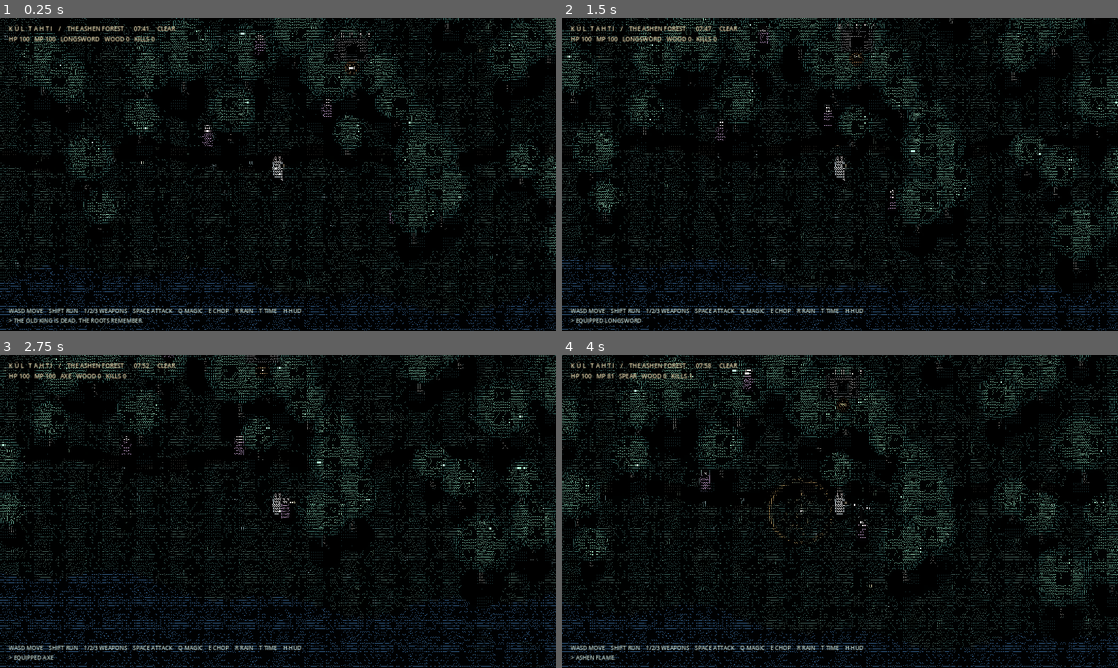
Above: before the commit, frames 1-4 (two rows, left to right).
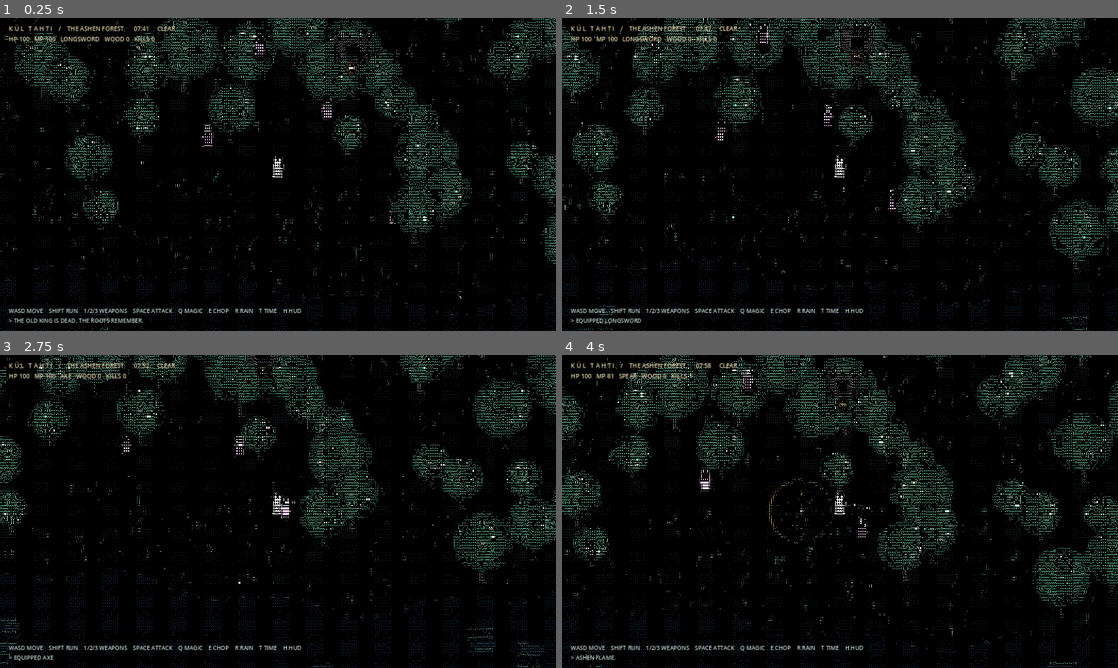
Above: after the commit, the same moments.

Repository: furkhans4o4-create/KUL-TAHTI
Game: Godot game, scene res://scenes/main.tscn
Same seed, same stepped clock (60 frames per second), same inputs: the game is played once before the commit and once after it.
Inputs:
- Up to frame 1 (0.25 s): no input
- Up to frame 2 (1.5 s): tap Enter at 0.5 s; hold D 0.53-1.28 s; hold Shift 0.53-1.28 s; tap Space at 0.77 s; hold S from 1.28 s (still down); tap 1 at 1.35 s
- Up to frame 3 (2.75 s): tap Space at 1.52 s; release S at 2.03 s; hold D from 2.03 s (still down); tap 2 at 2.1 s
- Up to frame 4 (4 s): release D at 2.78 s; hold W 2.78-3.53 s; tap 3 at 2.85 s; tap Space at 3.02, 3.77 s; hold A from 3.53 s (still down); tap Q at 3.6 s

The runs differ from the first frame. In frame 1, 12% of the frame differs, in the area x 0-100%, y 0-100%; in frame 2, 12%; in frame 3, 12%; in frame 4, 13%.

Commit message:
Improve ASCII visual hierarchy: dark negative space, vivid silhouettes and sparse animated detail

Diff:
--- a/scripts/forest.gd
+++ b/scripts/forest.gd
@@ -4,10 +4,10 @@
 # converted to ASCII glyphs by the compositing shader on the parent Control.
 const EXTENT := Vector2(3200.0,2500.0)
 const TAU_F := PI * 2.0
-const EARTH := Color("172b27")
-const MOSS := Color("294a36")
+const EARTH := Color("080f10")
+const MOSS := Color("243b2b")
 const BARK := Color("5a5749")
-const PINE := Color("315e4b")
+const PINE := Color("4b8060")
 const SILVER := Color("9cb8ac")
 const GOLD := Color("d8aa68")
 
@@ -46,9 +46,9 @@
         var radius := rng.randf_range(42,85)
         trees.append({"p":p,"r":radius,"phase":rng.randf()*TAU_F,"hp":3,"type":i%3})
     trees.sort_custom(func(a: Dictionary,b: Dictionary)->bool: return a["p"].y < b["p"].y)
-    for i in range(9500):
+    for i in range(4400):
         var p := Vector2(rng.randf_range(0,EXTENT.x),rng.randf_range(0,EXTENT.y))
-        if p.y > _bank(p.x)-20: continue
+        if p.y > _bank(p.x)-20 or absf(p.y - (760.0 + 17.0*sin(p.x*0.013))) < 58.0 or p.distance_to(hero) < 90.0: continue
         grass.append({"p":p,"height":rng.randf_range(8,22),"phase":rng.randf()*TAU_F,"kind":i%13})
     for i in range(350):
         var p := Vector2(rng.randf_range(0,EXTENT.x),rng.randf_range(0,EXTENT.y))
@@ -69,7 +69,7 @@
     dt = minf(dt,0.055)
     timer += dt
     day_time = fposmod(day_time + dt/330.0,1.0)
-    light = 0.23 + 0.77*(0.5+0.5*sin(day_time*TAU_F-PI*0.5))
+    light = 0.42 + 0.58*(0.5+0.5*sin(day_time*TAU_F-PI*0.5))
     wind = 6.0*sin(timer*0.71)+3.0*sin(timer*1.63)
     mp = minf(100.0,mp+dt*5.0)
     attack_time = maxf(0.0,attack_time-dt)
@@ -209,7 +209,7 @@
     _ambient(size,center)
 
 func _ground(size: Vector2,center: Vector2)->void:
-    draw_rect(Rect2(Vector2.ZERO,size),_col(EARTH,0.9),true)
+    draw_rect(Rect2(Vector2.ZERO,size),_col(EARTH,0.8),true)
     var offset := hero-center
     var start_x := int(floor(offset.x/34.0))-2
     var start_y := int(floor(offset.y/34.0))-2
@@ -219,14 +219,15 @@
             if world.y>_bank(world.x): continue
             var hash := fposmod(sin(float(gx)*77.21+float(gy)*13.61)*43758.55,1.0)
             var screen_pos:=_screen(world,center)
-            draw_circle(screen_pos+Vector2(15,16),18,_col(Color("18352b") if hash>.42 else Color("24392d"),0.7))
-            if hash>.81:
-                draw_circle(screen_pos,11,_col(Color("304f39"),0.38))
+            if hash>.91:
+                draw_circle(screen_pos+Vector2(15,16),12,_col(Color("20382d"),0.34))
+            if hash>.92:
+                draw_circle(screen_pos,8,_col(Color("33523a"),0.27))
     var path_sp:=_screen(Vector2(1590,760),center)
     for i in range(150):
         var q := Vector2(path_sp.x + (float(i)-75)*9, path_sp.y + 17*sin(float(i)*0.13))
         if _in(q,size,70):
-            draw_circle(q,17,_col(Color("504b39"),0.20))
+            draw_circle(q,23,_col(Color("514936"),0.12))
 
 func _river(size: Vector2,center: Vector2)->void:
     var offset := hero-center
@@ -236,8 +237,8 @@
     for i in range(65,-1,-1):
         var x := float(i)*size.x/65.0
         poly.append(Vector2(x,_bank(x+offset.x)-offset.y))
-    draw_colored_polygon(poly,_col(Color("142e43"),0.88))
-    for i in range(600):
+    draw_colored_polygon(poly,_col(Color("071827"),0.90))
+    for i in range(450):
         var wx: float = floor(offset.x/15.0)*15.0+float(i%110)*15.0
         var wy: float = floor(offset.y/16.0)*16.0+float(i/110)*16.0
         var sy: float=wy-offset.y
@@ -245,7 +246,7 @@
         if wy<_bank(wx)+5: continue
         if sy<-30 or sy>size.y+20 or sx<-30 or sx>size.x+30: continue
         var wav := 4.0*sin(wx*0.025+timer*1.8+wy*0.012)
-        draw_line(Vector2(sx+wav,sy),Vector2(sx+wav+10.0+4*sin(timer+wx*.2),sy),_col(Color("478096"),0.55),1.5)
+        draw_line(Vector2(sx+wav,sy),Vector2(sx+wav+10.0+4*sin(timer+wx*.2),sy),_col(Color("79b0bb"),0.9),1.8)
     # Reflections are mirrored and displaced silhouettes of nearby trees.
     for t in trees:
         var p: Vector2=t["p"]
@@ -257,7 +258,7 @@
         for j in range(7):
             var ry:=float(j)*9.0
             var sway:=sin(timer*1.9+ry*0.25+p.x)*5.0
-            draw_line(q+Vector2(-r*0.4+sway,ry),q+Vector2(r*0.4+sway,ry),_col(PINE,0.35),2.5)
+            draw_line(q+Vector2(-r*0.4+sway,ry),q+Vector2(r*0.4+sway,ry),_col(PINE,0.67),3.2)
     for i in range(95):
         var wx:=float(i)*34.0
         var b :=_bank(wx)+2.0
@@ -272,10 +273,10 @@
         if not _in(sp,size,36): continue
         var h: float=grass_blade["height"]
         var sway:=sin(timer*1.75+float(grass_blade["phase"]))*h*.32+wind*.42
-        var c := _col(Color("467c56") if int(grass_blade["kind"])%4==0 else Color("335c43"),0.65+0.28*sin(float(grass_blade["phase"])))
-        draw_line(sp,sp+Vector2(sway,-h),c,1.5)
+        var c := _col(Color("7bb68a") if int(grass_blade["kind"])%4==0 else Color("4a8560"),0.86+0.20*sin(float(grass_blade["phase"])))
+        draw_line(sp,sp+Vector2(sway,-h),c,2.2)
         if int(grass_blade["kind"])==0:
-            draw_line(sp+Vector2(2,0),sp+Vector2(sway*0.7+5,-h*0.7),_col(Color("6a9866"),0.65),1.4)
+            draw_line(sp+Vector2(2,0),sp+Vector2(sway*0.7+5,-h*0.7),_col(Color("a0be79"),0.9),2.0)
     for i in range(150):
         var p:=Vector2(float((i*733)%3100)+20,float((i*311)%2250)+20)
         var s:=_screen(p,center)
@@ -294,24 +295,24 @@
     for j in range(8):
         var angle:=float(j)*TAU_F/8.0+float(t["phase"])
         var o:=Vector2(cos(angle),sin(angle))*radius*.39
-        draw_circle(crow+o,radius*.54,_col(Color("1c4437"),0.83))
-    draw_circle(crow,radius*.68,_col(Color("315b42"),0.92))
+        draw_circle(crow+o,radius*.54,_col(Color("27533d"),0.9))
+    draw_circle(crow,radius*.68,_col(Color("356e4e"),0.92))
     for j in range(30):
         var a:=float(j)*2.399963+float(t["phase"])
         var rr:=sqrt(float(j)/30.0)*radius*.86
         var leaf:=crow+Vector2(cos(a),sin(a))*rr
-        var colr:=Color("6ba477") if j%5==0 else Color("467b59")
+        var colr:=Color("a1cc90") if j%5==0 else Color("579b70")
         draw_circle(leaf,5.5 if j%5==0 else 3.0,_col(colr,0.60+(float(j%4)*.14)))
 
 func _body(pos: Vector2, cloaked: bool, swing: float)->void:
     draw_ellipse_shadow(pos)
     var torso:=pos+Vector2(0,-21)
-    var wool:=_col(Color("594454") if cloaked else Color("818d83"),1.20)
+    var wool:=_col(Color("895368") if cloaked else Color("aebdb6"),1.45)
     draw_line(torso+Vector2(-5,16),pos+Vector2(-6+sin(swing)*4,0),_col(Color("5c666b")),5)
     draw_line(torso+Vector2(5,16),pos+Vector2(6-sin(swing)*4,0),_col(Color("596465")),5)
     var cloak:=PackedVector2Array([torso+Vector2(-11,-7),torso+Vector2(11,-7),pos+Vector2(10,7),pos+Vector2(-12,7)])
     draw_colored_polygon(cloak,wool)
-    draw_circle(torso+Vector2(0,-12),9,_col(Color("988677"),1.15))
+    draw_circle(torso+Vector2(0,-12),9,_col(Color("d0b39a"),1.45))
     draw_line(torso+Vector2(-8,-6),torso+Vector2(-11,9+sin(swing)*2),wool,5)
     draw_line(torso+Vector2(8,-6),torso+Vector2(11,10-sin(swing)*2),wool,5)
     draw_circle(torso+Vector2(0,-16),3,_col(Color("d9c7af"),1.00))
